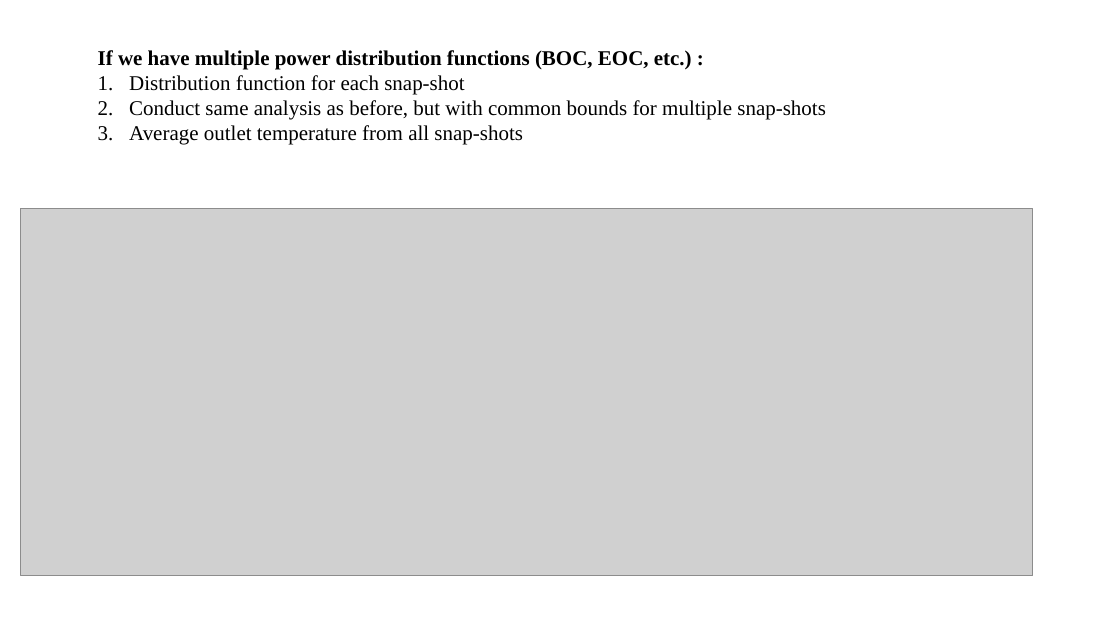
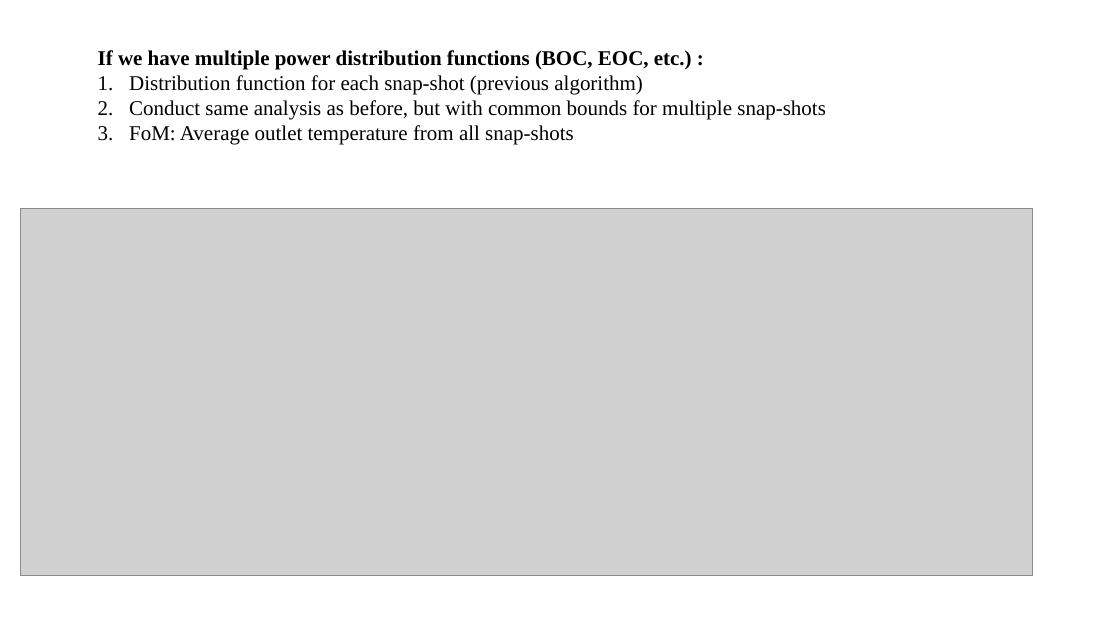
Before and after one commit to NikolaosKallieros/oklo_project, a slide deck: slide 8 of flow_zoning/Flow zoning.pptx (slide 9 before the commit). Drawn at 1120x630 pixels with LibreOffice and Linux fonts; fonts in the diff are those of the drawing; grey boxes stand for pictures. Boxes give left, top, right and bottom in pixels: in the first picture for what was removed or moved away, otherwise in the second. Text is boxed around its words. In the diff, an @@ line names an element or a change of style, - is before the commit and + after.

```diff
--- a/flow_zoning/Flow zoning.pptx
+++ b/flow_zoning/Flow zoning.pptx
@@ text at [129, 75, 643, 95]: text changed @@
-1. Distribution function for each snap-shot
+1. Distribution function for each snap-shot (previous algorithm)
@@ text at [129, 125, 574, 145]: text changed @@
-3. Average outlet temperature from all snap-shots
+3. FoM: Average outlet temperature from all snap-shots
```
Also in this commit, not shown: 5 other slides changed, 1 slide removed, 10 other files.
